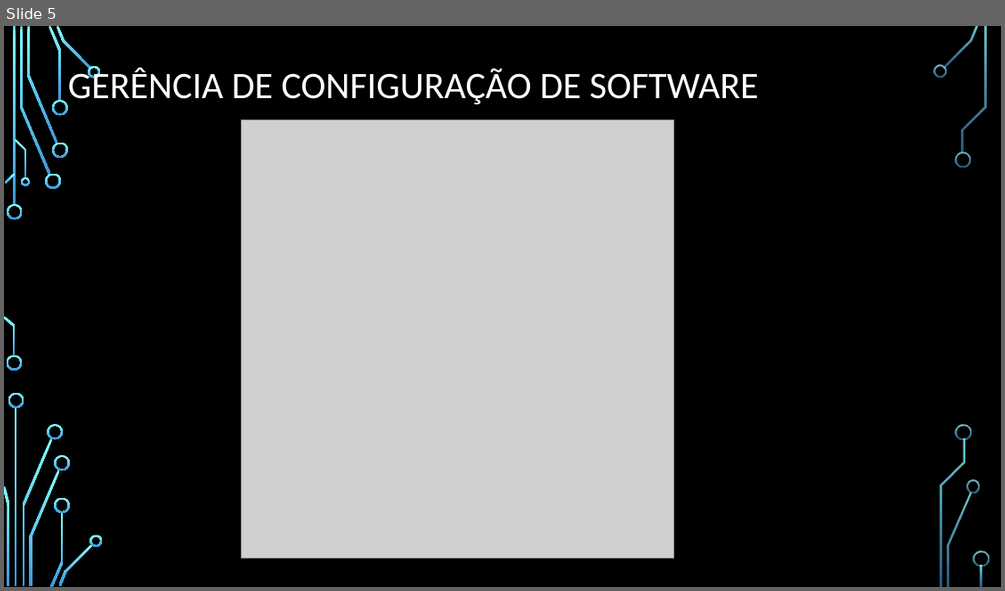
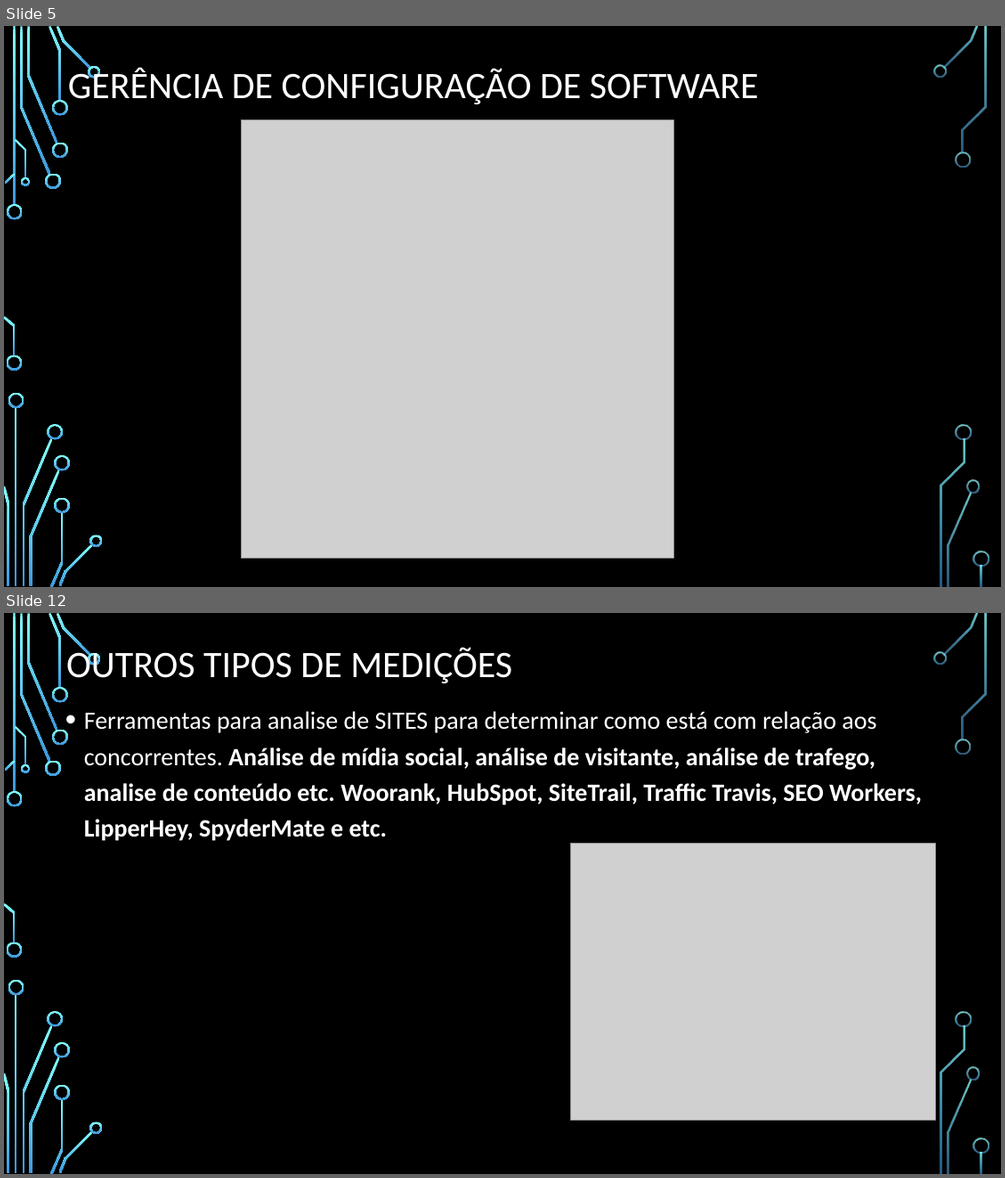
Before and after one commit to DeniseCruz/GerenciaConfig, a slide deck: MedicaoMetricas.pptx. Shown one above the other, each under a label of ours: slide 5 before the commit, slides 5 and 12 after it; the slides between them are not shown. The pictures are 1005x591 and 1005x1178 pixels, drawn with LibreOffice and Linux fonts; fonts in the diff are those of the drawing; grey boxes stand for pictures; background and template pictures are left out. Boxes give left, top, right and bottom in pixels: in the first picture for what was removed or moved away, otherwise in the second. Text is boxed around its words. In the diff, an @@ line names an element or a change of style, - is before the commit and + after.

```diff
--- a/MedicaoMetricas.pptx
+++ b/MedicaoMetricas.pptx
@@ slide 12 added at [4,613,1001,1174], background picture (left out); not listed: 36 template elements that a slide beside it also shows @@
@@ title added at [66,646,512,683], 36 pt, text #FFFFFF @@
+OUTROS TIPOS DE MEDIÇÕES
@@ text added at [84,711,922,841], 24 pt, text #FFFFFF, bold @@
+• Ferramentas para analise de SITES para determinar como está com relação aos concorrentes. Análise de mídia social, análise de visitante, análise de trafego, analise de conteúdo etc. Woorank, HubSpot, SiteTrail, Traffic Travis, SEO Workers, LipperHey, SpyderMate e etc.
@@ picture added at [571,844,935,1120] @@
```
Also in this commit, not shown: 7 slides changed, 10 other slides added, 1 slide removed.
